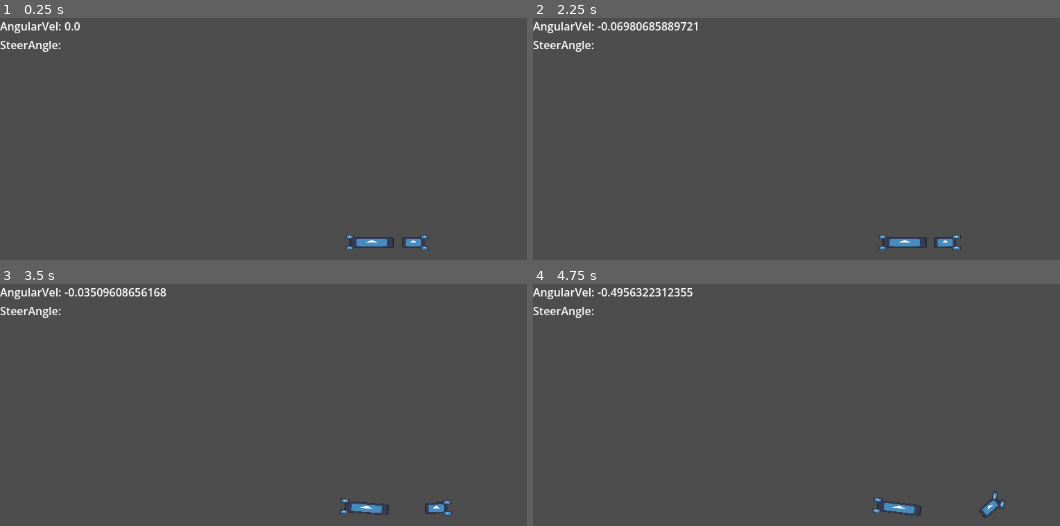
Above: before the commit, frames 1-4 (two rows, left to right).
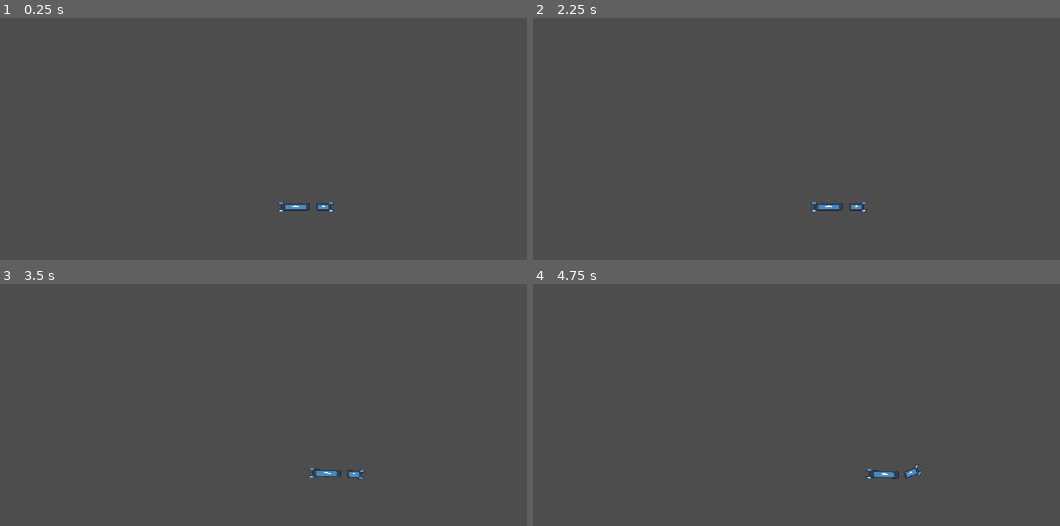
Above: after the commit, the same moments.

Repository: ctrostel90/city_fire
Game: Godot game, scene res://base_scene.tscn
The game is run twice, just before and just after one commit, with the same random seed, the same clock (stepped at 60 frames per second) and the same inputs. The engine's default icon, where the game draws it, is replaced by a stand-in: a white triangle on a blue panel in a dark square.
Inputs:
- Up to frame 1 (0.25 s): no input
- Up to frame 2 (2.25 s): tap Enter at 0.5, 2 s; hold D (steer_right) 0.53-1.28 s; hold S (braking) 0.53-1.28 s; tap Space at 1.25 s; hold A (steer_left) 1.28-2.03 s; tap S (braking) at 1.35 s; hold D (steer_right) from 2.03 s (still down); hold Down (braking_tiller) from 2.03 s (still down)
- Up to frame 3 (3.5 s): tap S (braking) at 2.3, 2.85 s; release D (steer_right) at 2.78 s; release Down (braking_tiller) at 2.78 s; hold W (accelerate) from 2.78 s (still down)
- Up to frame 4 (4.75 s): release W (accelerate) at 3.53 s; hold S (braking) 3.53-4.28 s; hold A (steer_left) from 3.53 s (still down); tap Down (braking_tiller) at 4.35 s; tap S (braking) at 4.55 s

The runs differ from the first frame. In frame 1, 1.2% of the frame differs, in the area x 0-82%, y 1-96%; in frame 2, 1.6%; in frame 3, 1.5%; in frame 4, 1.5%.

Commit message:
lots of changes. decent working setup. ready to try and figure out MP

Diff:
--- a/city-fire/base_scene.tscn
+++ b/city-fire/base_scene.tscn
@@ -1,11 +1,20 @@
 [gd_scene format=3 uid="uid://c7m6pvuoateg3"]
 
-[ext_resource type="PackedScene" uid="uid://cg8qdvo5wpnbs" path="res://fire_truck.tscn" id="1_57xsf"]
+[ext_resource type="PackedScene" uid="uid://bwhvr0ub78ubp" path="res://front_wheel_drive_car.tscn" id="1_57xsf"]
+[ext_resource type="PackedScene" uid="uid://bgryf8rfkhje3" path="res://tiller.tscn" id="2_qcxwf"]
 
 [node name="Node2D" type="Node2D" unique_id=901550048]
 
-[node name="FireTruck" parent="." unique_id=803625039 instance=ExtResource("1_57xsf")]
+[node name="Camera2D" type="Camera2D" parent="." unique_id=1062867792]
 position = Vector2(329, 154)
+zoom = Vector2(0.5, 0.5)
 
-[node name="Camera2D" type="Camera2D" parent="FireTruck" unique_id=1062867792]
-zoom = Vector2(0.5, 0.5)
+[node name="Engine" parent="." unique_id=247985453 instance=ExtResource("1_57xsf")]
+
+[node name="PinJoint2D" type="PinJoint2D" parent="Engine" unique_id=1261593171]
+position = Vector2(-28, 0)
+node_a = NodePath("..")
+node_b = NodePath("../../Tiller")
+
+[node name="Tiller" parent="." unique_id=576775245 instance=ExtResource("2_qcxwf")]
+position = Vector2(-120, 0)
--- a/city-fire/fire_truck.tscn
+++ b/city-fire/fire_truck.tscn
@@ -1,88 +1,21 @@
 [gd_scene format=3 uid="uid://cg8qdvo5wpnbs"]
 
-[ext_resource type="Script" uid="uid://byjwspeojied0" path="res://engine_controller.gd" id="1_jk3by"]
-[ext_resource type="Texture2D" uid="uid://cwrfjs8ivdjdu" path="res://icon.svg" id="2_jk3by"]
-[ext_resource type="Script" uid="uid://cnc2hphfi8kev" path="res://tiller_controll.gd" id="3_v1ysr"]
+[ext_resource type="PackedScene" uid="uid://bwhvr0ub78ubp" path="res://front_wheel_drive_car.tscn" id="1_v1ysr"]
+[ext_resource type="PackedScene" uid="uid://bgryf8rfkhje3" path="res://tiller.tscn" id="2_jk3by"]
 [ext_resource type="Script" uid="uid://dpxsu3odvei2u" path="res://utility/engine_debug_ui.gd" id="4_v1ysr"]
-
-[sub_resource type="RectangleShape2D" id="RectangleShape2D_d45l8"]
-size = Vector2(64, 32)
-
-[sub_resource type="RectangleShape2D" id="RectangleShape2D_qcxwf"]
-size = Vector2(128, 32)
 
 [node name="Node" type="Node2D" unique_id=1685104663]
 
 [node name="PinJoint2D" type="PinJoint2D" parent="." unique_id=390390607]
-node_a = NodePath("../Engine")
 
-[node name="Engine" type="RigidBody2D" parent="." unique_id=1008412961 node_paths=PackedStringArray("sprite_fl", "sprite_fr")]
+[node name="Engine" parent="." unique_id=247985453 instance=ExtResource("1_v1ysr")]
 position = Vector2(40, 0)
-mass = 5.0
-gravity_scale = 0.0
-linear_damp = 3.0
-script = ExtResource("1_jk3by")
-engine_force = 4000.0
-brake_force = 600.0
-max_steer_angle = 35.0
-steer_speed = 5.0
-turn_torque = 8000.0
-lateral_grip = 200.0
-sprite_fl = NodePath("front_wheel/left")
-sprite_fr = NodePath("front_wheel/right")
-angular_damping = 30.0
-align_strength = 400.0
 
-[node name="Sprite2D" type="Sprite2D" parent="Engine" unique_id=68373541]
-scale = Vector2(0.5, 0.25)
-texture = ExtResource("2_jk3by")
+[node name="Tiller" parent="." unique_id=576775245 instance=ExtResource("2_jk3by")]
+position = Vector2(-80, 0)
 
-[node name="CollisionShape2D" type="CollisionShape2D" parent="Engine" unique_id=1602900004]
-shape = SubResource("RectangleShape2D_d45l8")
-
-[node name="front_wheel" type="Node2D" parent="Engine" unique_id=81977046]
-
-[node name="left" type="Sprite2D" parent="Engine/front_wheel" unique_id=325028265]
-position = Vector2(32, -16)
-scale = Vector2(0.2, 0.1)
-texture = ExtResource("2_jk3by")
-
-[node name="right" type="Sprite2D" parent="Engine/front_wheel" unique_id=319079405]
-position = Vector2(32, 16)
-scale = Vector2(0.2, 0.1)
-texture = ExtResource("2_jk3by")
-
-[node name="Tiller" type="RigidBody2D" parent="." unique_id=1732658900 node_paths=PackedStringArray("sprite_rl", "sprite_rr")]
-position = Vector2(-80, 0)
-mass = 2.0
-gravity_scale = 0.0
-linear_damp = 3.0
-script = ExtResource("3_v1ysr")
-sprite_rl = NodePath("rear_wheel/left")
-sprite_rr = NodePath("rear_wheel/right")
-
-[node name="Sprite2D" type="Sprite2D" parent="Tiller" unique_id=2069428789]
-scale = Vector2(1, 0.25)
-texture = ExtResource("2_jk3by")
-
-[node name="CollisionShape2D" type="CollisionShape2D" parent="Tiller" unique_id=754576228]
-shape = SubResource("RectangleShape2D_qcxwf")
-
-[node name="rear_wheel" type="Node2D" parent="Tiller" unique_id=464369262]
-
-[node name="left" type="Sprite2D" parent="Tiller/rear_wheel" unique_id=310450566]
-position = Vector2(-64, -16)
-scale = Vector2(0.2, 0.1)
-texture = ExtResource("2_jk3by")
-
-[node name="right" type="Sprite2D" parent="Tiller/rear_wheel" unique_id=1111196795]
-position = Vector2(-64, 16)
-scale = Vector2(0.2, 0.1)
-texture = ExtResource("2_jk3by")
-
-[node name="CanvasLayer" type="CanvasLayer" parent="." unique_id=1073210494 node_paths=PackedStringArray("engine")]
+[node name="CanvasLayer" type="CanvasLayer" parent="." unique_id=1073210494]
 script = ExtResource("4_v1ysr")
-engine = NodePath("../Engine")
 
 [node name="VBoxContainer" type="VBoxContainer" parent="CanvasLayer" unique_id=445928272]
 offset_right = 259.0
--- /dev/null
+++ b/city-fire/front_wheel_drive_car.tscn
@@ -0,0 +1,34 @@
+[gd_scene format=3 uid="uid://bwhvr0ub78ubp"]
+
+[ext_resource type="Script" uid="uid://l1nx7ic2cwnu" path="res://no_ai/car_controller.gd" id="1_7c2h4"]
+[ext_resource type="Texture2D" uid="uid://cwrfjs8ivdjdu" path="res://icon.svg" id="2_7lc6s"]
+
+[sub_resource type="RectangleShape2D" id="RectangleShape2D_d45l8"]
+size = Vector2(64, 32)
+
+[node name="Engine" type="RigidBody2D" unique_id=247985453 node_paths=PackedStringArray("wheel_fr", "wheel_fl")]
+mass = 5.0
+gravity_scale = 0.0
+linear_damp = 3.0
+script = ExtResource("1_7c2h4")
+wheel_fr = NodePath("front_wheel/left")
+wheel_fl = NodePath("front_wheel/right")
+
+[node name="Sprite2D" type="Sprite2D" parent="." unique_id=77287035]
+scale = Vector2(0.5, 0.25)
+texture = ExtResource("2_7lc6s")
+
+[node name="CollisionShape2D" type="CollisionShape2D" parent="." unique_id=2058187781]
+shape = SubResource("RectangleShape2D_d45l8")
+
+[node name="front_wheel" type="Node2D" parent="." unique_id=1300754752]
+
+[node name="left" type="Sprite2D" parent="front_wheel" unique_id=406144825]
+position = Vector2(32, -16)
+scale = Vector2(0.2, 0.1)
+texture = ExtResource("2_7lc6s")
+
+[node name="right" type="Sprite2D" parent="front_wheel" unique_id=792526818]
+position = Vector2(32, 16)
+scale = Vector2(0.2, 0.1)
+texture = ExtResource("2_7lc6s")
--- /dev/null
+++ b/city-fire/no_ai/car_controller.gd
@@ -0,0 +1,53 @@
+class_name CarController
+extends RigidBody2D
+
+@export var engine_power: float = 15000.0
+@export var max_steer_angle: float = 35.0
+@export var max_speed: float = 100.0
+@export var steer_speed: float = 4.0
+@export var brake_power: float = 800.0
+@export var reverse_threshold: float = 10.0
+@export var lateral_grip: float = 25.0
+@export var min_turn_radius: float = 125.0
+
+@export var wheel_fr: Sprite2D
+@export var wheel_fl: Sprite2D
+var _current_steer_angle: float = 0.0
+
+
+func _ready() -> void:
+	DebugLayer.add_debug_value('Engine Power', self, 'engine_power')
+	DebugLayer.add_debug_value('Max Speed', self, 'max_speed')
+	DebugLayer.add_debug_value('Max Steer Angle', self, 'max_steer_angle')
+	DebugLayer.add_debug_value('Current Steer', self, '_current_steer_angle')
+	DebugLayer.add_debug_value('Steer Speed', self, 'steer_speed')
+	DebugLayer.add_debug_value('LateralGrip', self, 'lateral_grip')
+	DebugLayer.add_debug_value('Min Turn Radius', self, 'min_turn_radius')
+
+
+func _speed_scale(forward_speed: float) -> float:
+	return clamp(forward_speed / max_speed, 0, 1)
+
+
+func _physics_process(delta: float) -> void:
+	var throttle := Input.get_action_strength("accelerate")
+	var steering_input := Input.get_axis("steer_left", "steer_right")
+	var brake_input := Input.get_action_strength("braking")
+
+	var forward := transform.x
+	var right_dir := transform.y
+
+	var forward_speed := linear_velocity.dot(forward)
+	var lateral_speed := linear_velocity.dot(transform.y)
+
+	apply_central_force(forward * throttle * engine_power)
+
+	linear_velocity -= right_dir * lateral_speed * clamp(lateral_grip * delta, 0.0, 1.0)
+
+	_current_steer_angle = move_toward(_current_steer_angle, steering_input, steer_speed * delta)
+
+	var desired_radius = min_turn_radius / max(abs(_current_steer_angle), 0.0001)
+	angular_velocity = signf(_current_steer_angle) * (forward_speed / desired_radius)
+
+	wheel_fr.rotation = deg_to_rad(max_steer_angle * _current_steer_angle)
+	wheel_fl.rotation = deg_to_rad(max_steer_angle * _current_steer_angle)
--- /dev/null
+++ b/city-fire/no_ai/tiller_controller.gd
@@ -0,0 +1,44 @@
+class_name TillerController
+extends RigidBody2D
+
+@export var engine_power: float = 6000.0
+@export var max_steer_angle: float = 35.0
+@export var steer_speed: float = 4.0
+@export var brake_power: float = 800.0
+@export var reverse_threshold: float = 10.0
+@export var lateral_grip: float = 25.0
+@export var min_turn_radius: float = 125.0
+
+@export var wheel_fr: Sprite2D
+@export var wheel_fl: Sprite2D
+var _current_steer_angle: float = 0.0
+
+
+func _ready() -> void:
+	DebugLayer.add_debug_value('Tiller Engine Power', self, 'engine_power')
+	DebugLayer.add_debug_value('Tiller Max Steer Angle', self, 'max_steer_angle')
+	DebugLayer.add_debug_value('Tiller Current Steer', self, '_current_steer_angle')
+	DebugLayer.add_debug_value('Tiller Steer Speed', self, 'steer_speed')
+	DebugLayer.add_debug_value('Tiller LateralGrip', self, 'lateral_grip')
+	DebugLayer.add_debug_value('Tiller Min Turn Radius', self, 'min_turn_radius')
+
+
+func _physics_process(delta: float) -> void:
+	var steering_input := Input.get_axis("tiller_right", "tiller_left")
+	var brake_input := Input.get_action_strength("braking")
+
+	var forward := transform.x
+	var right_dir := transform.y
+
+	var forward_speed := linear_velocity.dot(forward)
+	var lateral_speed := linear_velocity.dot(transform.y)
+
+	linear_velocity -= right_dir * lateral_speed * clamp(lateral_grip * delta, 0.0, 1.0)
+
+	_current_steer_angle = move_toward(_current_steer_angle, steering_input, steer_speed * delta)
+
+	var desired_radius = min_turn_radius / max(abs(_current_steer_angle), 0.0001)
+	angular_velocity = signf(_current_steer_angle) * (forward_speed / desired_radius)
+
+	wheel_fr.rotation = deg_to_rad(_current_steer_angle * max_steer_angle)
+	wheel_fl.rotation = deg_to_rad(_current_steer_angle * max_steer_angle)
--- a/city-fire/project.godot
+++ b/city-fire/project.godot
@@ -14,6 +14,15 @@
 run/main_scene="uid://c7m6pvuoateg3"
 config/features=PackedStringArray("4.7", "Forward Plus")
 config/icon="res://icon.svg"
+
+[autoload]
+
+DebugLayer="*uid://d4lpo5cqdp1et"
+
+[display]
+
+window/size/viewport_width=1728
+window/size/viewport_height=972
 
 [dotnet]
 
@@ -61,6 +70,11 @@
 "events": [Object(InputEventKey,"resource_local_to_scene":false,"resource_name":"","device":-1,"window_id":0,"alt_press …(195 unchanged characters)…
 ]
 }
+toggle_debug_layer={
+"deadzone": 0.2,
+"events": [Object(InputEventKey,"resource_local_to_scene":false,"resource_name":"","device":-1,"window_id":0,"alt_pressed":false,"shift_pressed":true,"ctrl_pressed":false,"meta_pressed":false,"pressed":false,"keycode":0,"physical_keycode":167,"key_label":0,"unicode":126,"location":0,"echo":false,"script":null)
+]
+}
 
 [physics]
 
--- /dev/null
+++ b/city-fire/tiller.tscn
@@ -0,0 +1,34 @@
+[gd_scene format=3 uid="uid://bgryf8rfkhje3"]
+
+[ext_resource type="Script" uid="uid://dqsd8joarxdhl" path="res://no_ai/tiller_controller.gd" id="1_544ut"]
+[ext_resource type="Texture2D" uid="uid://cwrfjs8ivdjdu" path="res://icon.svg" id="2_ovek4"]
+
+[sub_resource type="RectangleShape2D" id="RectangleShape2D_qcxwf"]
+size = Vector2(128, 32)
+
+[node name="Tiller" type="RigidBody2D" unique_id=576775245 node_paths=PackedStringArray("wheel_fr", "wheel_fl")]
+mass = 10.0
+gravity_scale = 0.0
+linear_damp = 3.0
+script = ExtResource("1_544ut")
+wheel_fr = NodePath("rear_wheel/left")
+wheel_fl = NodePath("rear_wheel/right")
+
+[node name="Sprite2D" type="Sprite2D" parent="." unique_id=1562302927]
+scale = Vector2(1, 0.25)
+texture = ExtResource("2_ovek4")
+
+[node name="CollisionShape2D" type="CollisionShape2D" parent="." unique_id=1352136146]
+shape = SubResource("RectangleShape2D_qcxwf")
+
+[node name="rear_wheel" type="Node2D" parent="." unique_id=1383502136]
+
+[node name="left" type="Sprite2D" parent="rear_wheel" unique_id=499992950]
+position = Vector2(-64, -16)
+scale = Vector2(0.2, 0.1)
+texture = ExtResource("2_ovek4")
+
+[node name="right" type="Sprite2D" parent="rear_wheel" unique_id=232619168]
+position = Vector2(-64, 16)
+scale = Vector2(0.2, 0.1)
+texture = ExtResource("2_ovek4")
--- a/city-fire/tiller_controll.gd
+++ b/city-fire/tiller_controll.gd
@@ -1,4 +1,4 @@
-class_name TillerController
+class_name TillerControllerAI
 extends RigidBody2D
 ## TillerRearController2D.gd
 ##
--- /dev/null
+++ b/city-fire/utility/debug_layer.tscn
@@ -0,0 +1,13 @@
+[gd_scene format=3 uid="uid://d4lpo5cqdp1et"]
+
+[ext_resource type="Script" uid="uid://dpxsu3odvei2u" path="res://utility/engine_debug_ui.gd" id="1_52vo4"]
+
+[node name="DebugLayer" type="CanvasLayer" unique_id=1045971503]
+script = ExtResource("1_52vo4")
+
+[node name="Container" type="MarginContainer" parent="." unique_id=51966125]
+offset_right = 333.0
+offset_bottom = 455.0
+
+[node name="data" type="VBoxContainer" parent="Container" unique_id=366103633]
+layout_mode = 2
--- /dev/null
+++ b/city-fire/utility/debug_layer/debug_value_entry.tscn
@@ -0,0 +1,18 @@
+[gd_scene format=3 uid="uid://ds81dft8u37ga"]
+
+[ext_resource type="Script" uid="uid://bcgd6xyr72fqw" path="res://utility/debug_simple_element.gd" id="1_srako"]
+
+[node name="element" type="HBoxContainer" unique_id=983058805]
+script = ExtResource("1_srako")
+
+[node name="Label" type="Label" parent="." unique_id=1997089241]
+layout_mode = 2
+text = "Example"
+
+[node name="Value" type="LineEdit" parent="." unique_id=1938090859]
+layout_mode = 2
+text = "0.2"
+
+[connection signal="focus_entered" from="Value" to="." method="_on_value_edit_focus_entered"]
+[connection signal="focus_exited" from="Value" to="." method="_on_value_edit_focus_exited"]
+[connection signal="text_submitted" from="Value" to="." method="_on_value_edit_text_submitted"]
--- /dev/null
+++ b/city-fire/utility/debug_simple_element.gd
@@ -0,0 +1,77 @@
+class_name DebugValueEntry
+extends HBoxContainer
+
+@onready var _name_label: Label = $Label
+@onready var _value_edit: LineEdit = $Value
+
+var _object: Object = null
+var _property: String = ""
+
+var _getter: Callable
+var _setter: Callable
+var _use_callable: bool = false
+
+var _editing: bool = false # true while the user has focus, so we don't overwrite their typing
+
+
+func setup_object(display_name: String, object: Object, property: String) -> void:
+	_name_label.text = display_name
+	_object = object
+	_property = property
+	_use_callable = false
+	_value_edit.editable = true
+	_refresh_display()
+
+
+func setup_callable(display_name: String, getter: Callable, setter: Callable) -> void:
+	_name_label.text = display_name
+	_getter = getter
+	_setter = setter
+	_use_callable = true
+	_value_edit.editable = setter.is_valid()
+	_refresh_display()
+
+
+func _process(_delta: float) -> void:
+	if not _editing:
+		_refresh_display()
+
+
+func _refresh_display() -> void:
+	var value = _read_value()
+	if value == null:
+		_name_label.modulate = Color(1, 0.5, 0.5) # flag dead references visually
+		return
+	_name_label.modulate = Color(1, 1, 1)
+	_value_edit.text = str(value)
+
+
+func _read_value():
+	if _use_callable:
+		return _getter.call() if _getter.is_valid() else null
+	if is_instance_valid(_object):
+		return _object.get(_property)
+	return null
+
+
+func _write_value(value: float) -> void:
+	if _use_callable:
+		if _setter.is_valid():
+			_setter.call(value)
+	elif is_instance_valid(_object):
+		_object.set(_property, value)
+
+
+func _on_value_edit_focus_entered() -> void:
+	_editing = true
+
+
+func _on_value_edit_focus_exited() -> void:
+	_editing = false
+
+
+func _on_value_edit_text_submitted(new_text: String) -> void:
+	if new_text.is_valid_float():
+		_write_value(new_text.to_float())
+	_editing = false
+	_value_edit.release_focus()
--- a/city-fire/utility/engine_debug_ui.gd
+++ b/city-fire/utility/engine_debug_ui.gd
@@ -1,16 +1,82 @@
 class_name FireTruckDebug
 extends CanvasLayer
+## Autoload singleton. Register this scene (debug_layer.tscn) in
+## Project Settings > Autoload as "DebugLayer".
+##
+## Usage:
+##   DebugLayer.add_debug_value("Speed", self, "speed")
+##   DebugLayer.add_debug_value_callable("FPS", func(): return Engine.get_frames_per_second())
+##   DebugLayer.remove_debug_value("Speed")
+##   DebugLayer.toggle()
 
-@export var engine: FireEngineController
-@export var tiller: TillerController
+const DebugValueEntryScene := preload("res://utility/debug_layer/debug_value_entry.tscn")
 
-var ang_vel_lbl: Label
+@onready var _vbox: VBoxContainer = $Container/data
+
+var _entries: Dictionary = { } # display_name (String) -> DebugValueEntry
 
 
 func _ready() -> void:
-	ang_vel_lbl = find_child("AngVel")
-	print(ang_vel_lbl)
+	layer = 100
+	visible = false
+	# So the debug layer keeps working even if you pause the game to inspect values.
+	process_mode = Node.PROCESS_MODE_ALWAYS
 
 
-func _process(_delta: float) -> void:
-	ang_vel_lbl.text = str(engine.angular_velocity)
+func _unhandled_input(event: InputEvent) -> void:
+	# Add a "toggle_debug_layer" action in Input Map (e.g. bound to F3 / `)
+	if event.is_action_pressed("toggle_debug_layer"):
+		toggle()
+
+
+func toggle() -> void:
+	visible = not visible
+
+
+func show_layer() -> void:
+	visible = true
+
+
+func hide_layer() -> void:
+	visible = false
+
+
+## Watches object.property live. Reads it every frame and lets the user
+## edit the LineEdit to write back into the object via .set().
+## Requires `property` to be an actual property/exported var on `object`,
+## not a local variable in a function.
+func add_debug_value(display_name: String, object: Object, property: String) -> void:
+	if _entries.has(display_name):
+		push_warning("DebugLayer: '%s' is already being tracked." % display_name)
+		return
+
+	var entry: DebugValueEntry = DebugValueEntryScene.instantiate()
+	_vbox.add_child(entry)
+	entry.setup_object(display_name, object, property)
+	_entries[display_name] = entry
+
+
+## Alternative for values that aren't a simple object property: computed
+## values, local values you've wrapped, read-only telemetry, etc.
+## setter is optional - omit it for a read-only row.
+func add_debug_value_callable(display_name: String, getter: Callable, setter: Callable = Callable()) -> void:
+	if _entries.has(display_name):
+		push_warning("DebugLayer: '%s' is already being tracked." % display_name)
+		return
+
+	var entry := DebugValueEntryScene.instantiate()
+	_vbox.add_child(entry)
+	entry.setup_callable(display_name, getter, setter)
+	_entries[display_name] = entry
+
+
+func remove_debug_value(display_name: String) -> void:
+	if _entries.has(display_name):
+		_entries[display_name].queue_free()
+		_entries.erase(display_name)
+
+
+func clear_all() -> void:
+	for entry in _entries.values():
+		entry.queue_free()
+	_entries.clear()
Not shown, added: city-fire/no_ai/car_controller.gd.uid
Not shown, added: city-fire/no_ai/tiller_controller.gd.uid
Not shown, added: city-fire/utility/debug_simple_element.gd.uid
